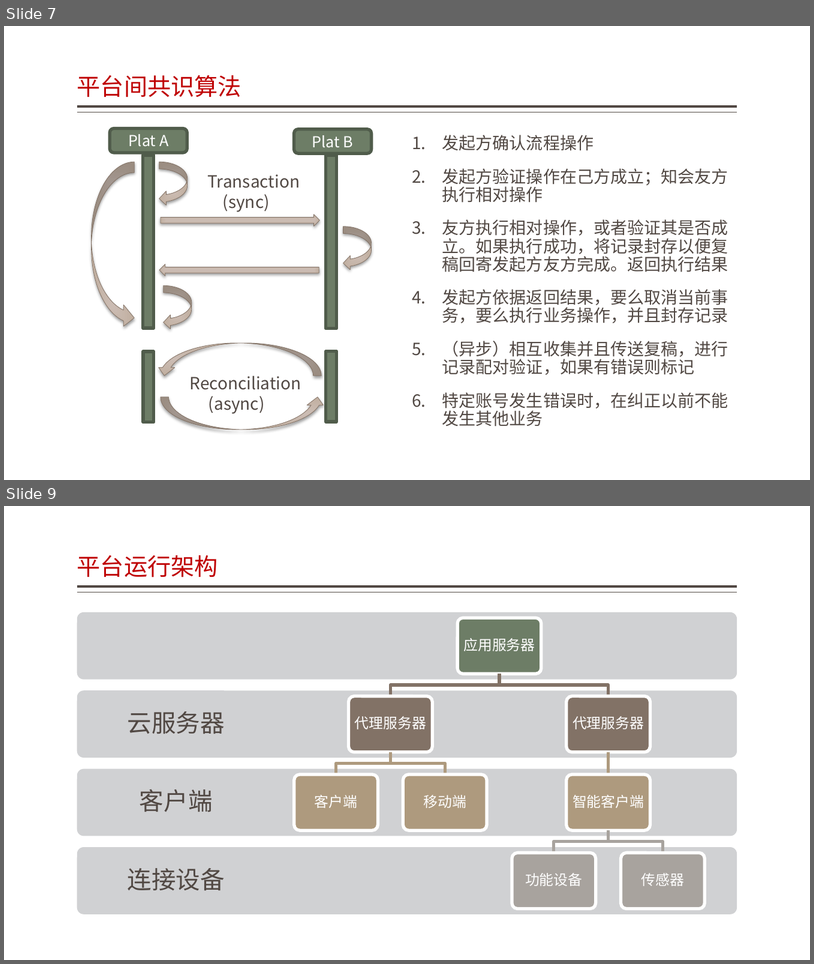
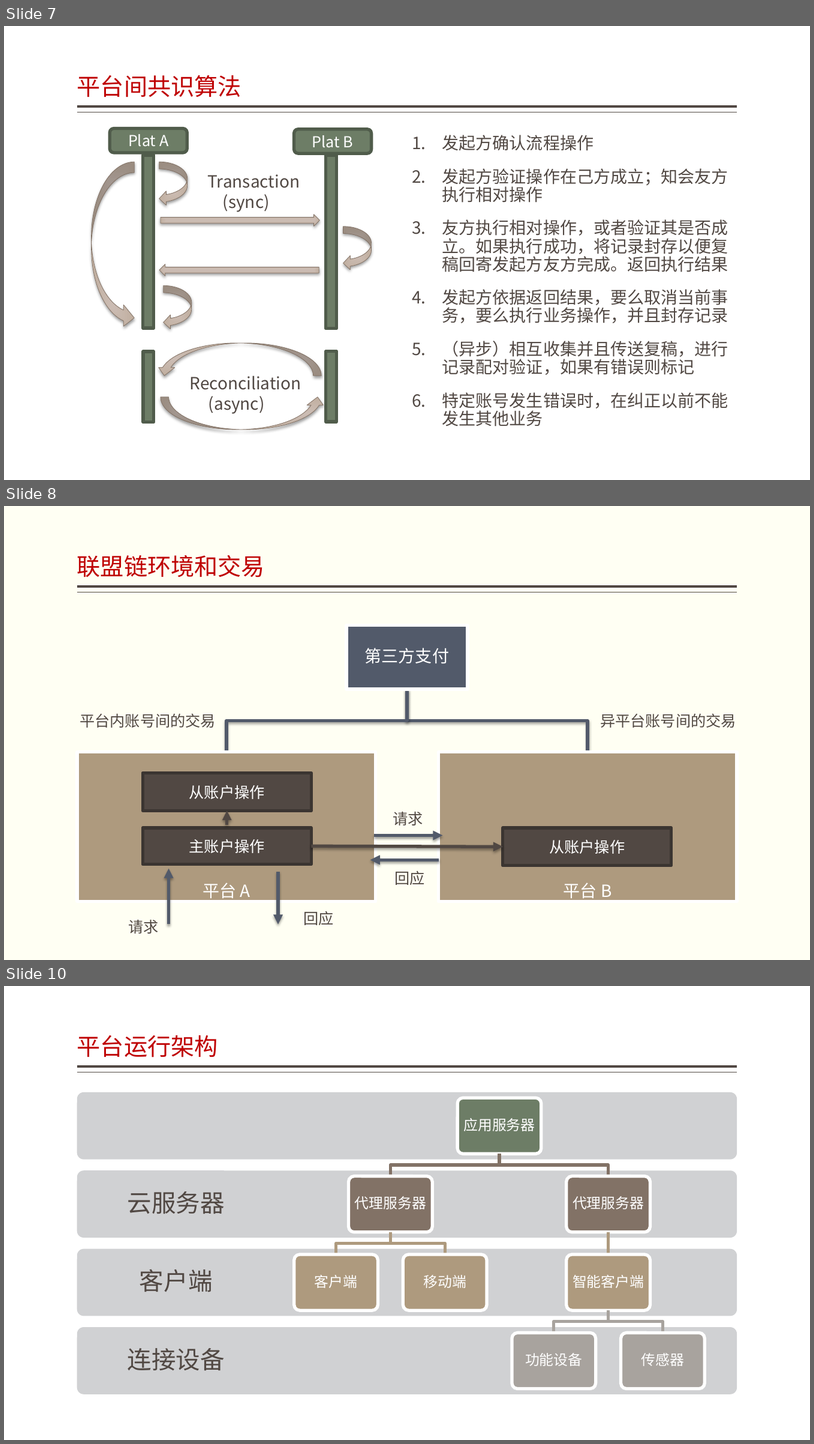
Before and after one commit to jzgi/chainsmart, a slide deck: Docs/品链应用参考设计.pptx. Shown one above the other, each under a label of ours: slides 7 and 9 before the commit, slides 7, 8 and 10 after it; the slides between them are not shown. The pictures are 814x964 and 814x1444 pixels, drawn with LibreOffice and Linux fonts; fonts in the diff are those of the drawing. Boxes give left, top, right and bottom in pixels: in the first picture for what was removed or moved away, otherwise in the second. Text is boxed around its words. In the diff, an @@ line names an element or a change of style, - is before the commit and + after.

```diff
--- a/Docs/品链应用参考设计.pptx
+++ b/Docs/品链应用参考设计.pptx
@@ slide 8 added at [4, 506, 810, 960], background #FFFFF3; not listed: 2 template elements that a slide beside it also shows @@
@@ title added at [77, 555, 265, 577], 28 pt, text #BF0102 @@
+联盟链环境和交易
@@ text added at [80, 714, 216, 727], 18 pt, text #514843 @@
+平台内账号间的交易
@@ text added at [600, 714, 737, 727], 18 pt, text #514843 @@
+异平台账号间的交易
@@ rectangle added at [143, 773, 311, 810], fill #514843, outline #3C3532 3.78 pt, 18 pt, text #FFFFFF @@
+从账户操作
@@ arrow added from (227, 824) to (227, 810), #514843 3.78 pt @@
@@ text added at [393, 811, 423, 825], 18 pt, text #514843 @@
+请求
@@ rectangle added at [143, 828, 311, 864], fill #514843, outline #3C3532 3.78 pt, 18 pt, text #FFFFFF @@
+主账户操作
@@ rectangle added at [503, 828, 672, 865], fill #514843, outline #3C3532 3.78 pt, 18 pt, text #FFFFFF @@
+从账户操作
@@ arrow added from (311, 846) to (503, 847), #514843 3.78 pt @@
@@ arrow added from (374, 835) to (443, 835), #525A6A 3.82 pt @@
@@ arrow added from (440, 860) to (371, 860), #525A6A 3.82 pt @@
@@ arrow added from (168, 924) to (168, 868), #525A6A 3.82 pt @@
@@ arrow added from (278, 871) to (278, 924), #525A6A 3.82 pt @@
@@ text added at [395, 870, 425, 885], 18 pt, text #514843 @@
+回应
@@ group added at [77, 625, 738, 901]: 3 rectangles, 3 texts, 2 freeform shapes @@
+第三方支付
+平台 A
+平台 B
@@ text added at [128, 919, 158, 933], 18 pt, text #514843 @@
+请求
@@ text added at [303, 910, 333, 925], 18 pt, text #514843 @@
+回应
@@ what was slide 9 is now slide 10 @@
```
Also in this commit, not shown: 5 slides changed, 15 other files.
